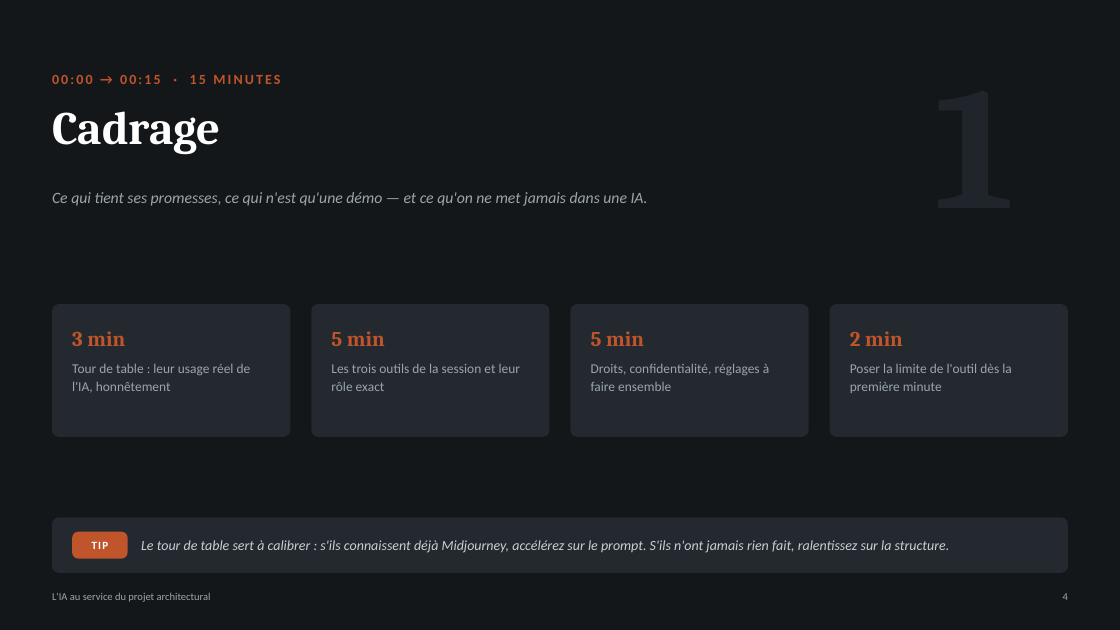
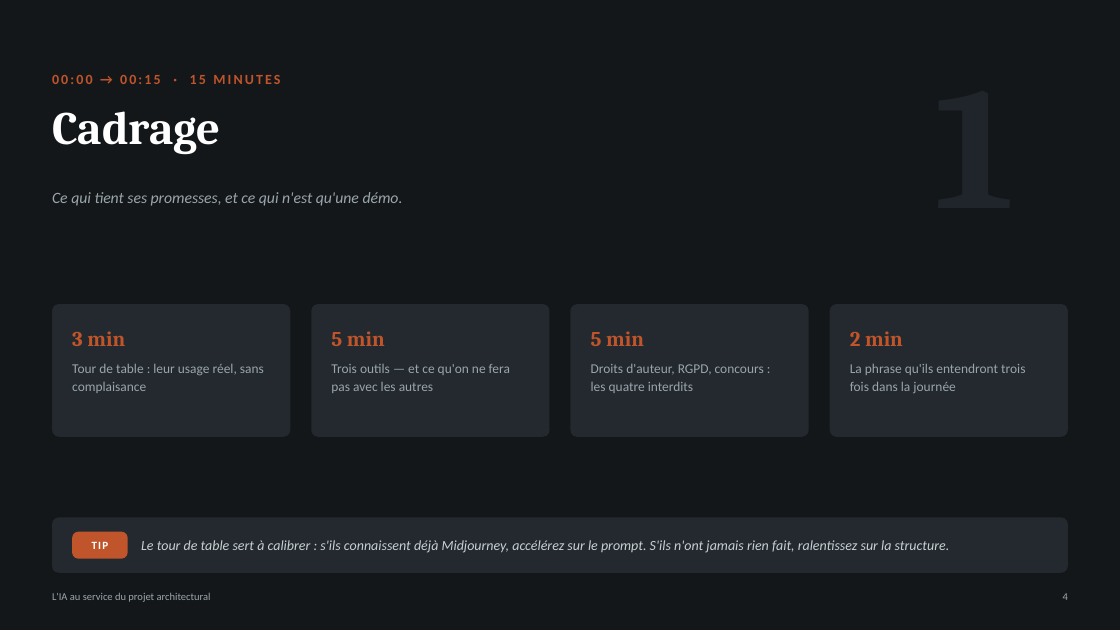
Before and after one commit to ancaagency/page-de-vente-Alba, a slide deck: slide 4 of formation-ia-architectes/formation-ia-architectes.pptx. Drawn at 1120x630 pixels with LibreOffice and Linux fonts; fonts in the diff are those of the drawing. Boxes give left, top, right and bottom in pixels: in the first picture for what was removed or moved away, otherwise in the second. Text is boxed around its words. In the diff, an @@ line names an element or a change of style, - is before the commit and + after.

```diff
--- a/formation-ia-architectes/formation-ia-architectes.pptx
+++ b/formation-ia-architectes/formation-ia-architectes.pptx
@@ text at (52, 192, 403, 206): text changed @@
-Ce qui tient ses promesses, ce qui n'est qu'une démo — et ce qu'on ne met jamais dans une IA.
+Ce qui tient ses promesses, et ce qui n'est qu'une démo.
@@ text at (72, 364, 264, 393): text changed @@
-Tour de table : leur usage réel de l'IA, honnêtement
+Tour de table : leur usage réel, sans complaisance
@@ text at (331, 364, 510, 393): text changed @@
-Les trois outils de la session et leur rôle exact
+Trois outils — et ce qu'on ne fera pas avec les autres
@@ text at (591, 364, 764, 393): text changed @@
-Droits, confidentialité, réglages à faire ensemble
+Droits d'auteur, RGPD, concours : les quatre interdits
@@ text at (850, 363, 1025, 393): text changed @@
-Poser la limite de l'outil dès la première minute
+La phrase qu'ils entendront trois fois dans la journée
```
Also in this commit, not shown: 25 other slides changed, 1 slide added, 3 other files.
